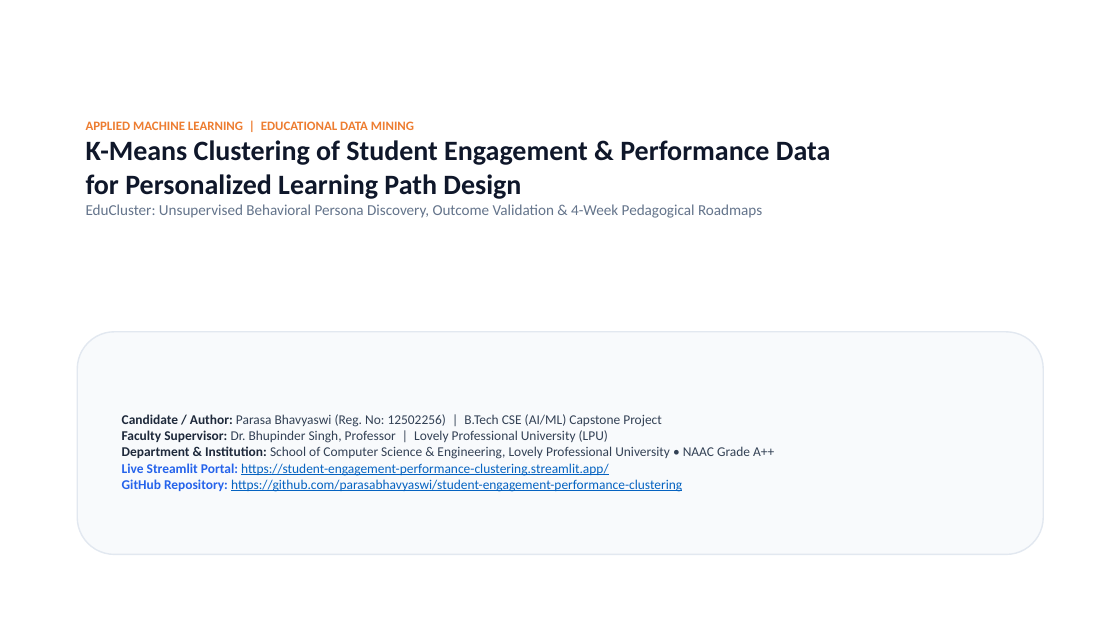
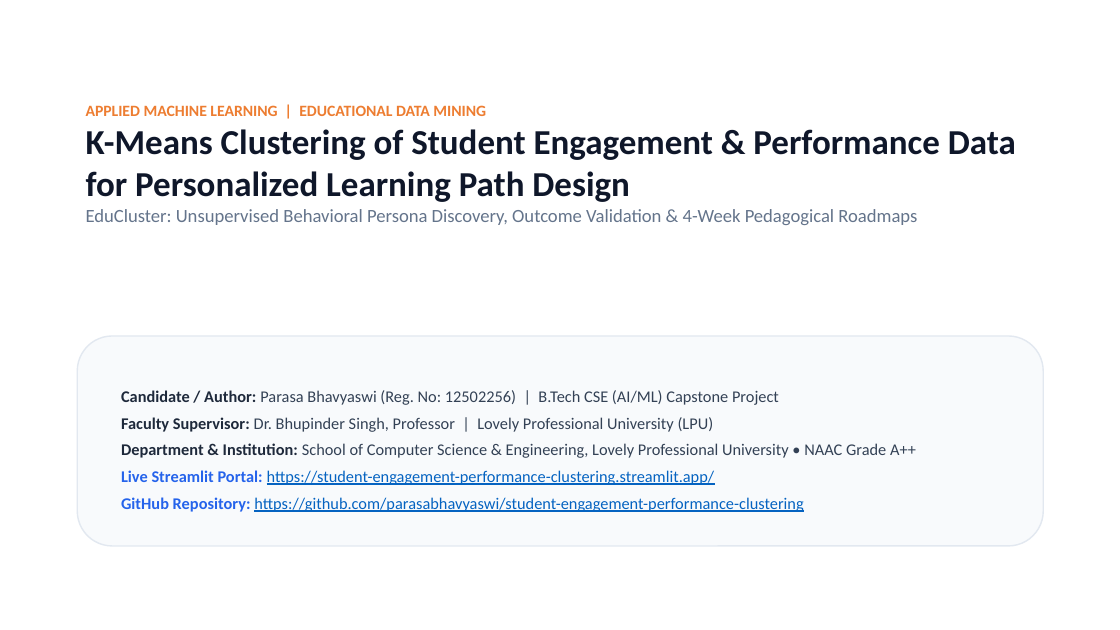
Before and after one commit to parasabhavyaswi/student-engagement-performance-clustering, a slide deck: slide 1 of EduCluster_Presentation_Dark.pptx. Drawn at 1120x630 pixels with LibreOffice and Linux fonts; fonts in the diff are those of the drawing; background and template pictures are left out. Boxes give left, top, right and bottom in pixels: in the first picture for what was removed or moved away, otherwise in the second. Text is boxed around its words. In the diff, an @@ line names an element or a change of style, - is before the commit and + after.

```diff
--- a/EduCluster_Presentation_Dark.pptx
+++ b/EduCluster_Presentation_Dark.pptx
@@ text "APPLIED MACHINE LEARNING | EDUCATIONAL ...": place and size @@
-text "APPLIED MACHINE LEARNING | EDUCATIONAL ..." at bbox=[86, 121, 830, 218]
+text "APPLIED MACHINE LEARNING | EDUCATIONAL ..." at bbox=[86, 105, 1016, 225]
@@ text "APPLIED MACHINE LEARNING | EDUCATIONAL ..." at bbox=[86, 105, 1016, 225]: size 11 to 13.5 pt in "APPLIED MACHINE LEARNING | EDUCATIONAL DATA MINING"; size 24 to 30 pt in "K-Means Clustering of Student Engagement & Performance ..."; size 13 to 16 pt in "EduCluster: Unsupervised Behavioral Persona Discovery, Outco ..." @@
@@ rounded rectangle "Candidate / Author: Parasa Bhavyaswi ...": place and size @@
-rounded rectangle "Candidate / Author: Parasa Bhavyaswi ..." at bbox=[77, 332, 1044, 555]
+rounded rectangle "Candidate / Author: Parasa Bhavyaswi ..." at bbox=[77, 336, 1044, 546]
@@ rounded rectangle "Candidate / Author: Parasa Bhavyaswi ..." at bbox=[77, 336, 1044, 546]: size 11.5 to 14 pt; more space between paragraphs @@
```
Also in this commit, not shown: 13 other slides changed, 1 other file.
